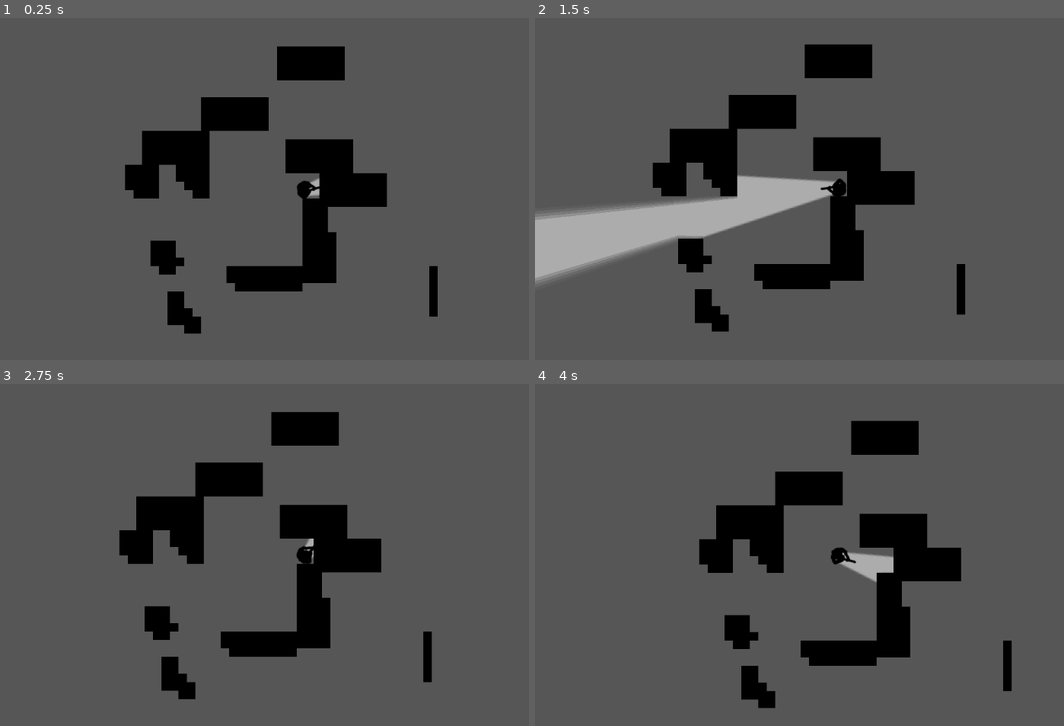
Above: before the commit, frames 1-4 (two rows, left to right).
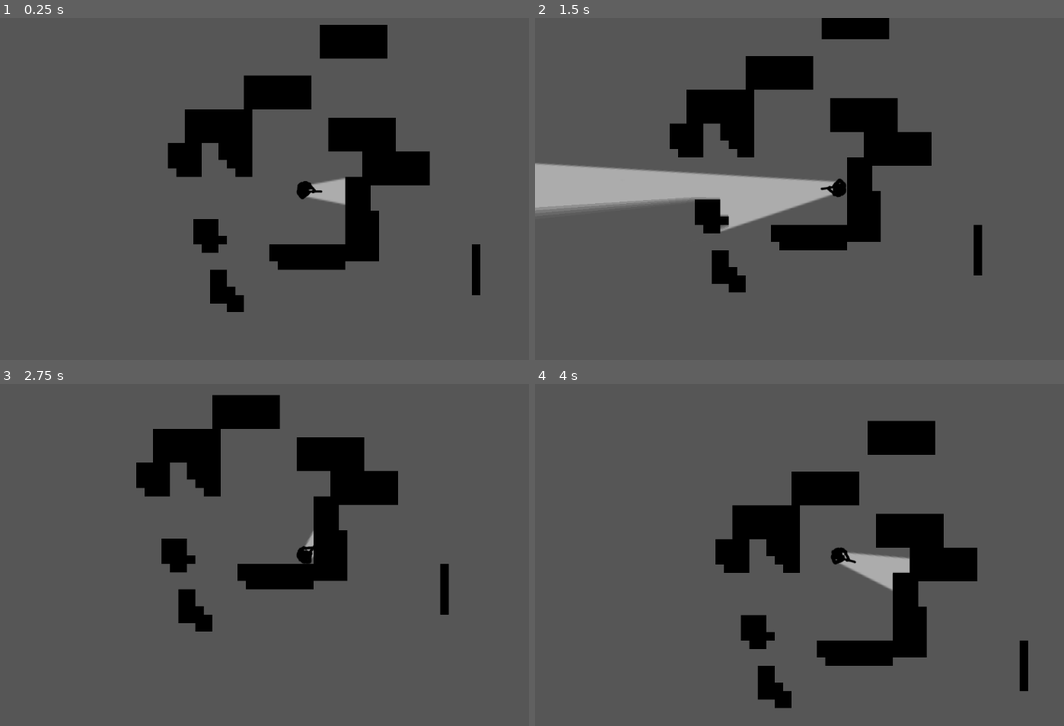
Above: after the commit, the same moments.

Repository: OskarSan/topdownshooter
Game: Godot game, scene res://scenes/world.tscn
Two runs of this game, one before a commit and one after it. Both use one fixed random seed, a clock stepped at 60 frames per second and the inputs below.
Inputs (mouse positions are in pixels of both pictures, inside the frame that each line leads up to):
- Up to frame 1 (0.25 s): no input
- Up to frame 2 (1.5 s): tap Enter at 0.5 s; move the mouse to (974, 171) at 0.52 s; hold D (move_right) 0.53-1.28 s; click (974, 171) at 0.6 s; move the mouse to (714, 206) at 1.27 s; hold S (move_down) from 1.28 s (still down); click (714, 206) at 1.35 s
- Up to frame 3 (2.75 s): move the mouse to (365, 479) at 2.02 s; release S (move_down) at 2.03 s; hold D (move_right) from 2.03 s (still down); click (365, 479) at 2.1 s
- Up to frame 4 (4 s): tap Space at 2.75 s; move the mouse to (810, 623) at 2.77 s; release D (move_right) at 2.78 s; hold W (move_up) 2.78-3.53 s; click (810, 623) at 2.85 s; move the mouse to (1021, 606) at 3.52 s; hold A (move_left) from 3.53 s (still down); click (1021, 606) at 3.6 s

The runs differ from the first frame. In frame 1, 16% of the frame differs, in the area x 23-91%, y 2-93%; in frame 2, 24%, in the area x 0-85%, y 0-92%; in frame 3, 16%; in frame 4, 7.8%.

Commit message:
changed world position

Diff:
--- a/scenes/player.tscn
+++ b/scenes/player.tscn
@@ -97,7 +97,7 @@
 [node name="playerLegsAnimatedSprite" type="AnimatedSprite2D" parent="."]
 sprite_frames = SubResource("SpriteFrames_82hhf")
 animation = &"walkingAnim"
-frame_progress = 0.109038
+frame_progress = 0.15002
 
 [node name="playerBodyAnimatedSprite" type="AnimatedSprite2D" parent="."]
 rotation = 0.00632863
--- a/scenes/world.tscn
+++ b/scenes/world.tscn
@@ -229,7 +229,7 @@
 
 [node name="TileMap" type="TileMap" parent="environment"]
 visibility_layer = 3
-position = Vector2(2, 0)
+position = Vector2(87, -26)
 tile_set = SubResource("TileSet_hcs7f")
 format = 2
 layer_0/tile_data = PackedInt32Array(-65533, 0, 0, 3, 0, 0, 65539, 0, 0, 131075, 0, 0, 196611, 0, 0, 262147, 0, 0, 3276 …(4723 unchanged characters)…
